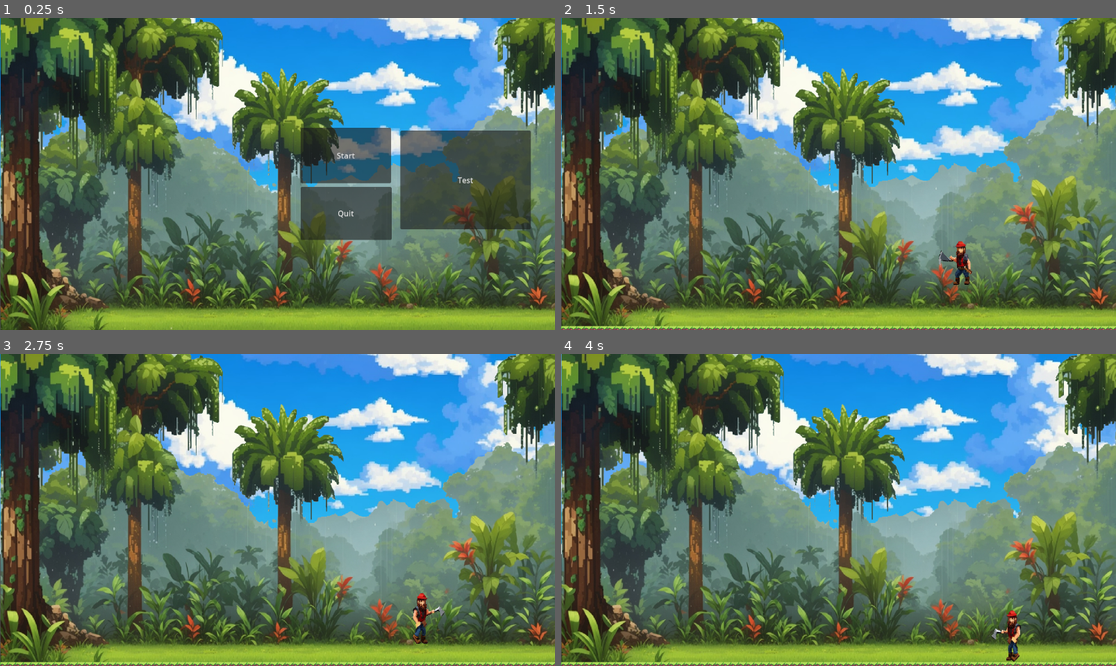
Above: before the commit, frames 1-4 (two rows, left to right).
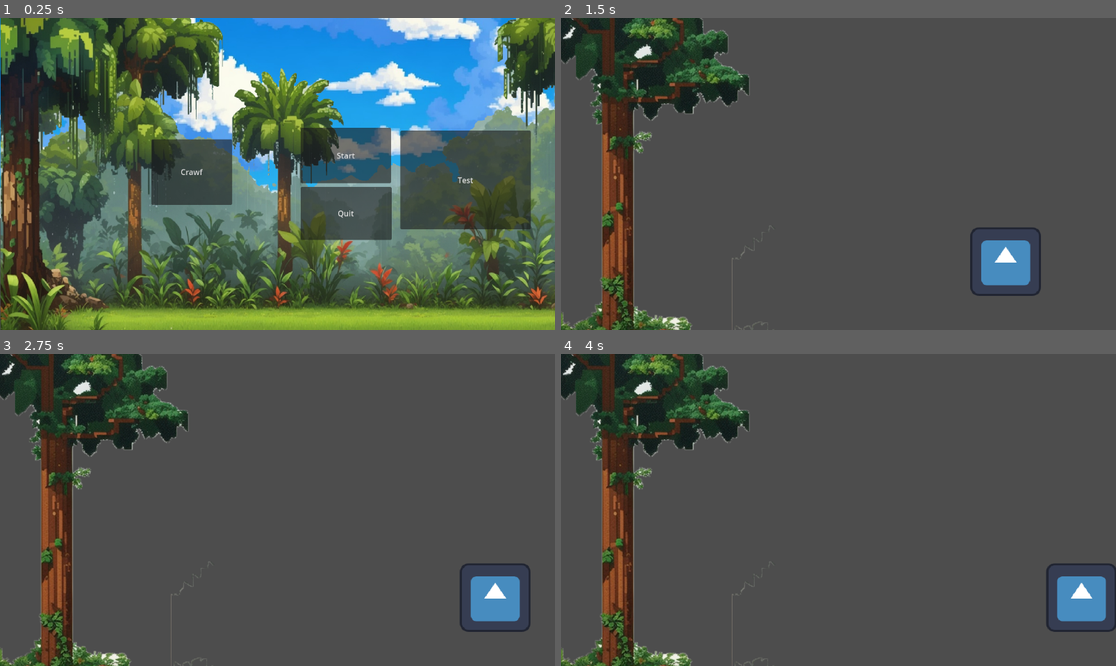
Above: after the commit, the same moments.

Repository: taylordallimore/Ape_Arborist
Game: Godot game, scene res://main.tscn
The game is run twice, just before and just after one commit, with the same random seed, the same clock (stepped at 60 frames per second) and the same inputs. The engine's default icon, where the game draws it, is replaced by a stand-in: a white triangle on a blue panel in a dark square.
Inputs (mouse positions are in pixels of both pictures, inside the frame that each line leads up to):
- Up to frame 1 (0.25 s): no input
- Up to frame 2 (1.5 s): click (755, 170) at 0.5 s, where only the run after the commit has a clickable "Crawf"; click (905, 155) at 1.25 s, where only the run before the commit has a clickable "Start"
- Up to frame 3 (2.75 s): tap Enter (ui_accept) at 2, 2.27 s; move the mouse to (399, 494) at 2.02 s; hold Right (ui_right) from 2.03 s (still down); click (399, 494) at 2.17 s
- Up to frame 4 (4 s): move the mouse to (727, 525) at 2.77 s; tap Enter (ui_accept) at 3.02 s; move the mouse to (894, 441) at 3.52 s; release Right (ui_right) at 3.53 s; hold Left (ui_left) from 3.53 s (still down)

The runs differ from the first frame. In frame 1, 2.9% of the frame differs, in the area x 27-42%, y 38-60%; in frame 2, 91%; in frame 3, 92%; in frame 4, 92%, in the area x 0-100%, y 0-100%.

Commit message:
button and test level added to build collision algo

Diff:
--- a/Main.gd
+++ b/Main.gd
@@ -11,3 +11,7 @@
 
 func _on_quit_pressed():
 	get_tree().quit()
+
+
+func _on_crawf_pressed():
+	get_tree().change_scene_to_file("res://crawford_tree_test.tscn")
--- /dev/null
+++ b/Tree 1.gd
@@ -0,0 +1,16 @@
+extends Area2D
+
+var health = 100
+
+# Called when the node enters the scene tree for the first time.
+func _ready():
+	pass # Replace with function body.
+
+
+# Called every frame. 'delta' is the elapsed time since the previous frame.
+func _process(delta):
+	pass
+
+
+func _on_collision_shape_2d_tree_entered():
+	print(1)
--- /dev/null
+++ b/crawford_tree_test.gd
@@ -0,0 +1,11 @@
+extends Node2D
+
+
+# Called when the node enters the scene tree for the first time.
+func _ready():
+	pass # Replace with function body.
+
+
+# Called every frame. 'delta' is the elapsed time since the previous frame.
+func _process(delta):
+	pass
--- /dev/null
+++ b/crawford_tree_test.tscn
@@ -0,0 +1,22 @@
+[gd_scene load_steps=5 format=3 uid="uid://b2hjerix4gu27"]
+
+[ext_resource type="Script" path="res://crawford_tree_test.gd" id="1_bs8vw"]
+[ext_resource type="PackedScene" uid="uid://bex147wwvtp88" path="res://tree_1.tscn" id="1_lmlge"]
+[ext_resource type="PackedScene" uid="uid://coh7200vfk677" path="res://player.tscn" id="2_6ncfl"]
+
+[sub_resource type="RectangleShape2D" id="RectangleShape2D_8m0b3"]
+size = Vector2(1367, 210)
+
+[node name="Crawford Tree Test" type="Node2D"]
+script = ExtResource("1_bs8vw")
+
+[node name="Tree 1" parent="." instance=ExtResource("1_lmlge")]
+
+[node name="player" parent="." instance=ExtResource("2_6ncfl")]
+position = Vector2(923, 506)
+
+[node name="Area2D" type="Area2D" parent="."]
+
+[node name="CollisionShape2D" type="CollisionShape2D" parent="Area2D"]
+position = Vector2(575, 779)
+shape = SubResource("RectangleShape2D_8m0b3")
--- a/main.tscn
+++ b/main.tscn
@@ -30,6 +30,14 @@
 text = "Test
 "
 
+[node name="Crawf" type="Button" parent="."]
+offset_left = 314.0
+offset_top = 252.0
+offset_right = 482.0
+offset_bottom = 388.0
+text = "Crawf"
+
 [connection signal="pressed" from="Start" to="." method="_on_start_pressed"]
 [connection signal="pressed" from="Quit" to="." method="_on_quit_pressed"]
 [connection signal="pressed" from="Test" to="." method="_on_test_pressed"]
+[connection signal="pressed" from="Crawf" to="." method="_on_crawf_pressed"]
--- /dev/null
+++ b/tree_1.tscn
@@ -0,0 +1,20 @@
+[gd_scene load_steps=4 format=3 uid="uid://bex147wwvtp88"]
+
+[ext_resource type="Script" path="res://Tree 1.gd" id="1_ylj4a"]
+[ext_resource type="Texture2D" uid="uid://dnfpa1v3idgvs" path="res://Trees/tree1.png" id="2_1kh8k"]
+
+[sub_resource type="RectangleShape2D" id="RectangleShape2D_xqquh"]
+size = Vector2(88, 650)
+
+[node name="Tree 1" type="Area2D"]
+script = ExtResource("1_ylj4a")
+
+[node name="CollisionShape2D" type="CollisionShape2D" parent="."]
+position = Vector2(122, 315)
+shape = SubResource("RectangleShape2D_xqquh")
+
+[node name="Tree1" type="Sprite2D" parent="."]
+position = Vector2(80, 178)
+texture = ExtResource("2_1kh8k")
+
+[connection signal="tree_entered" from="CollisionShape2D" to="." method="_on_collision_shape_2d_tree_entered"]
Not shown, added: Trees/tree1.png.import
